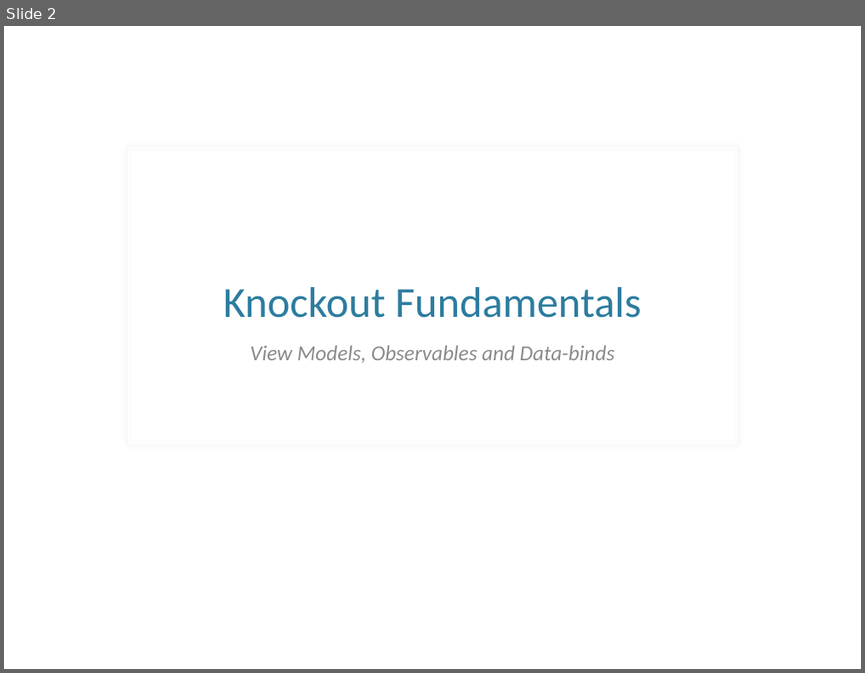
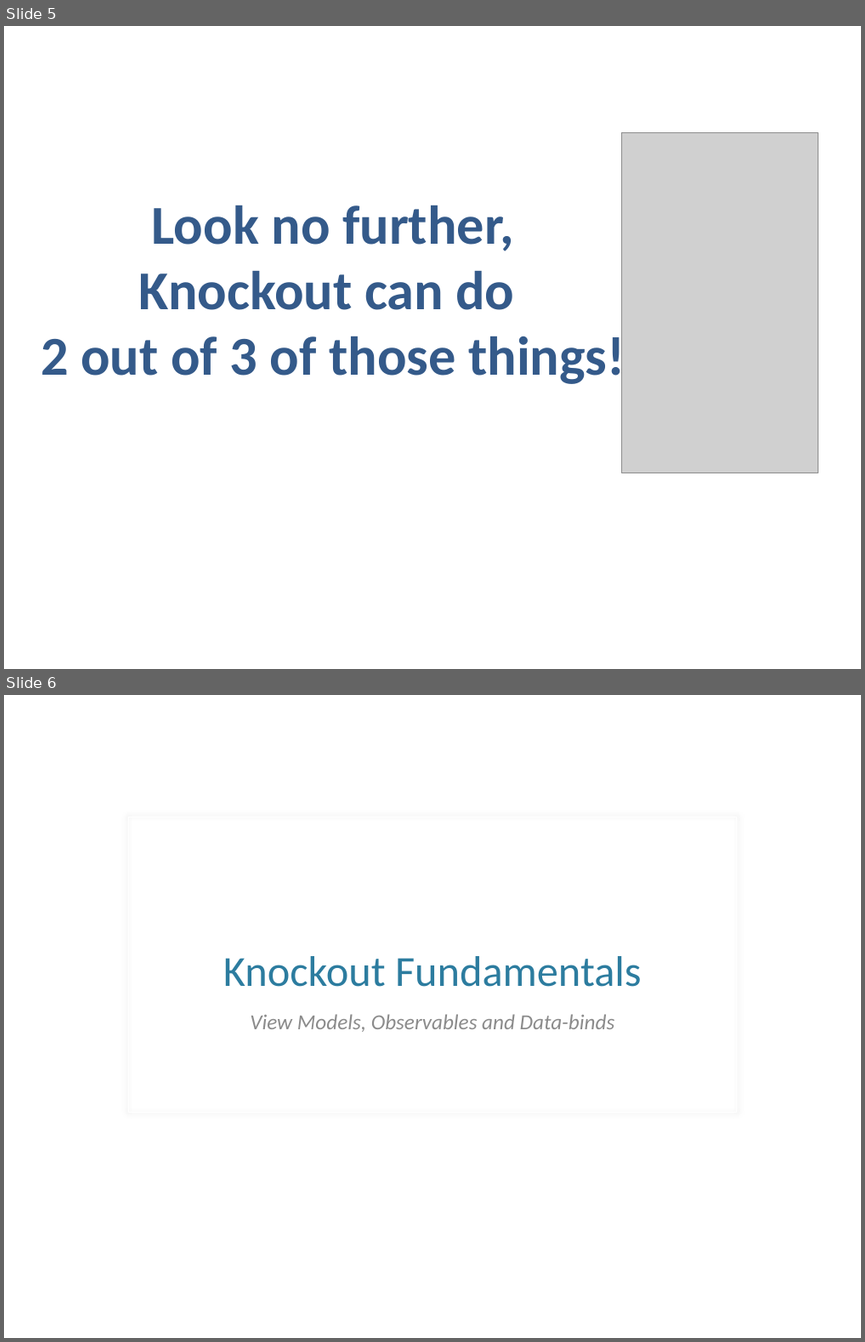
Before and after one commit to samnau/knockout-templating, a slide deck: Knockout Templating - slides.pptx. Shown one above the other, each under a label of ours: slide 2 before the commit, slides 5 and 6 after it. The pictures are 865x673 and 865x1342 pixels, drawn with LibreOffice and Linux fonts; fonts in the diff are those of the drawing; grey boxes stand for pictures; background and template pictures are left out. Boxes give left, top, right and bottom in pixels: in the first picture for what was removed or moved away, otherwise in the second. Text is boxed around its words. In the diff, an @@ line names an element or a change of style, - is before the commit and + after.

```diff
--- a/Knockout Templating - slides.pptx
+++ b/Knockout Templating - slides.pptx
@@ slide 5 added at (4, 26, 861, 669), background picture (left out) @@
@@ picture added at (622, 133, 819, 472) @@
@@ title added at (41, 205, 624, 388), 46 pt, text #345A8A, bold @@
+Look no further, Knockout can do
+2 out of 3 of those things!
@@ text added at (455, 249, 861, 494), 96 pt, text #345A8A, bold @@
+!
@@ what was slide 2 is now slide 6 @@
```
Also in this commit, not shown: 3 slides changed, 3 other slides added, 1 slide removed.
